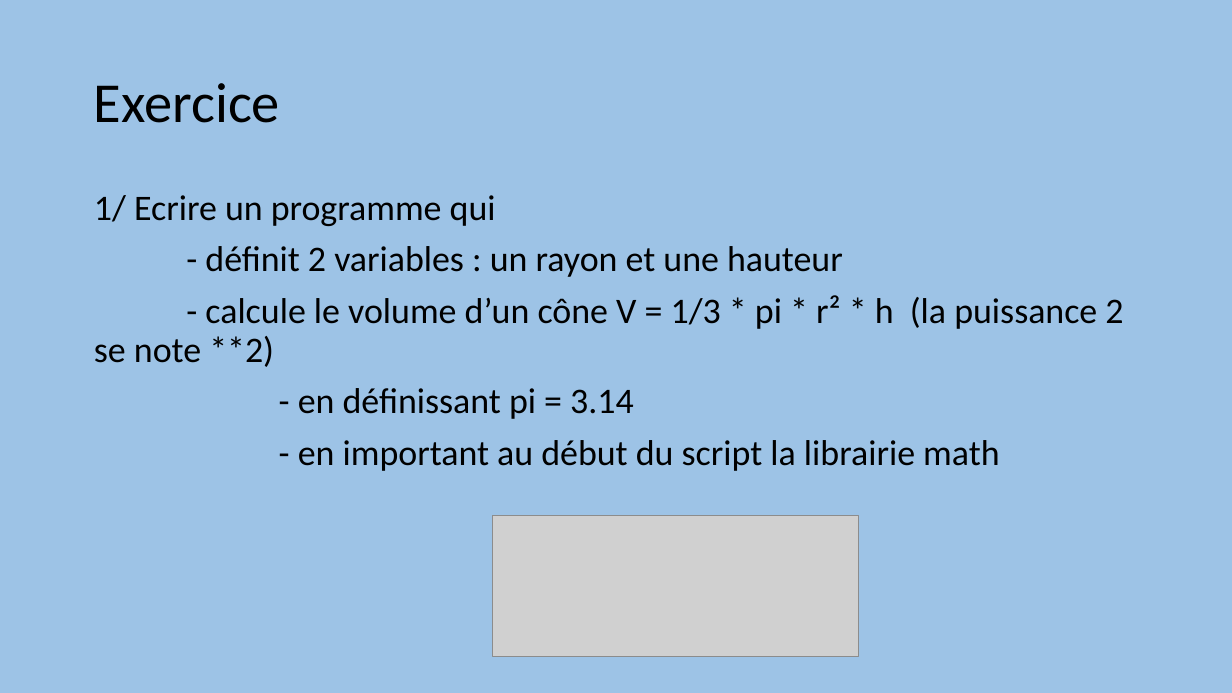
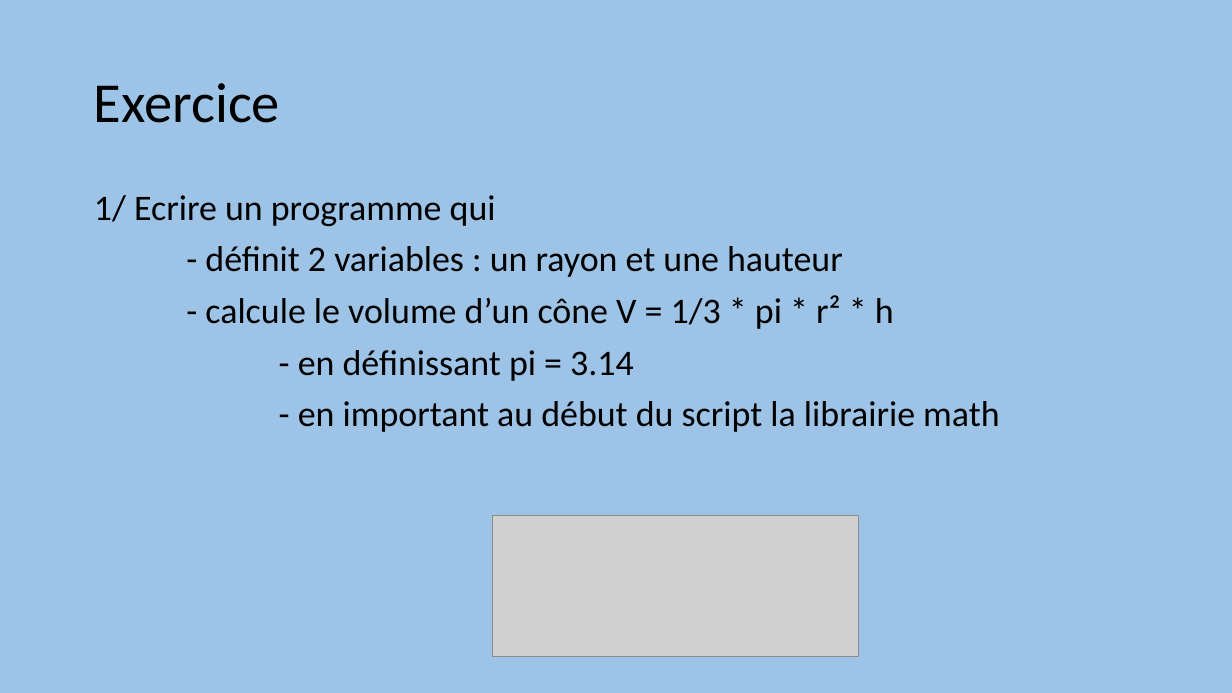
Before and after one commit to aubinthomas/Course, a slide deck: slide 12 of python_debutant/Formation Python débutant.pptx. Drawn at 1232x693 pixels with LibreOffice and Linux fonts; fonts in the diff are those of the drawing; grey boxes stand for pictures. Boxes give left, top, right and bottom in pixels: in the first picture for what was removed or moved away, otherwise in the second. Text is boxed around its words. In the diff, an @@ line names an element or a change of style, - is before the commit and + after.

```diff
--- a/python_debutant/Formation Python débutant.pptx
+++ b/python_debutant/Formation Python débutant.pptx
@@ text at box(205, 295, 894, 329): text changed @@
-- calcule le volume d’un cône V = 1/3 * pi * r² * h (la puissance 2 se note **2)
+- calcule le volume d’un cône V = 1/3 * pi * r² * h
```
Also in this commit, not shown: 5 other slides changed, 12 slides added, 4 other files.
